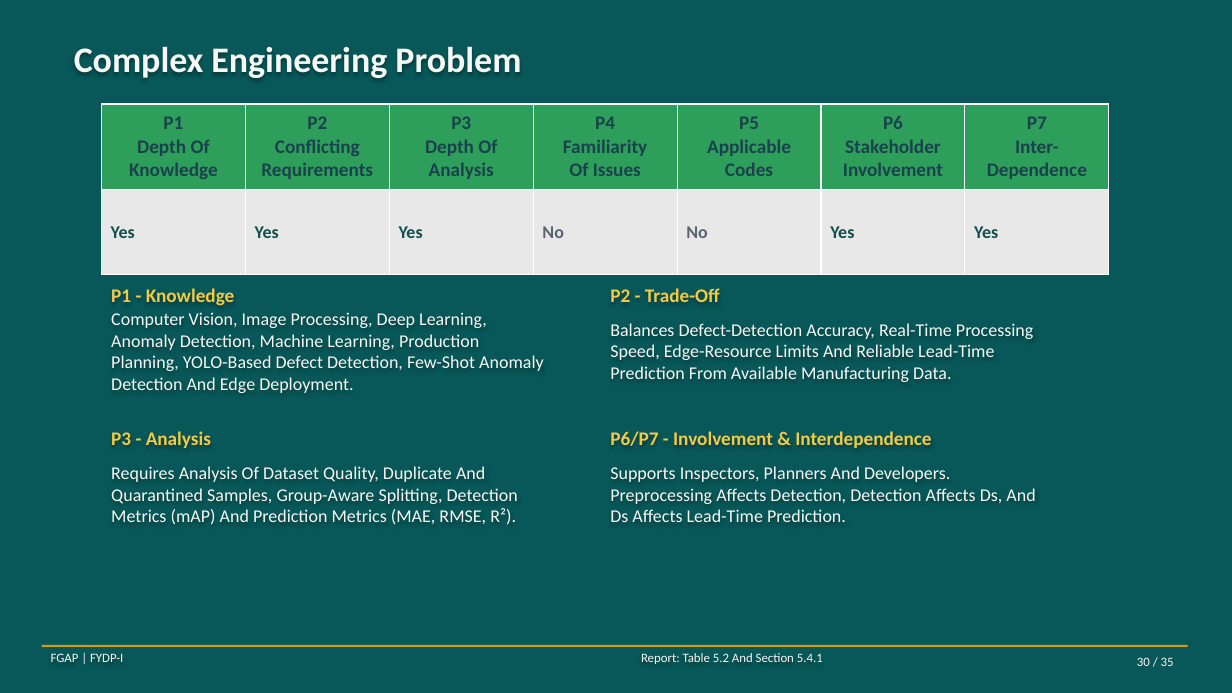
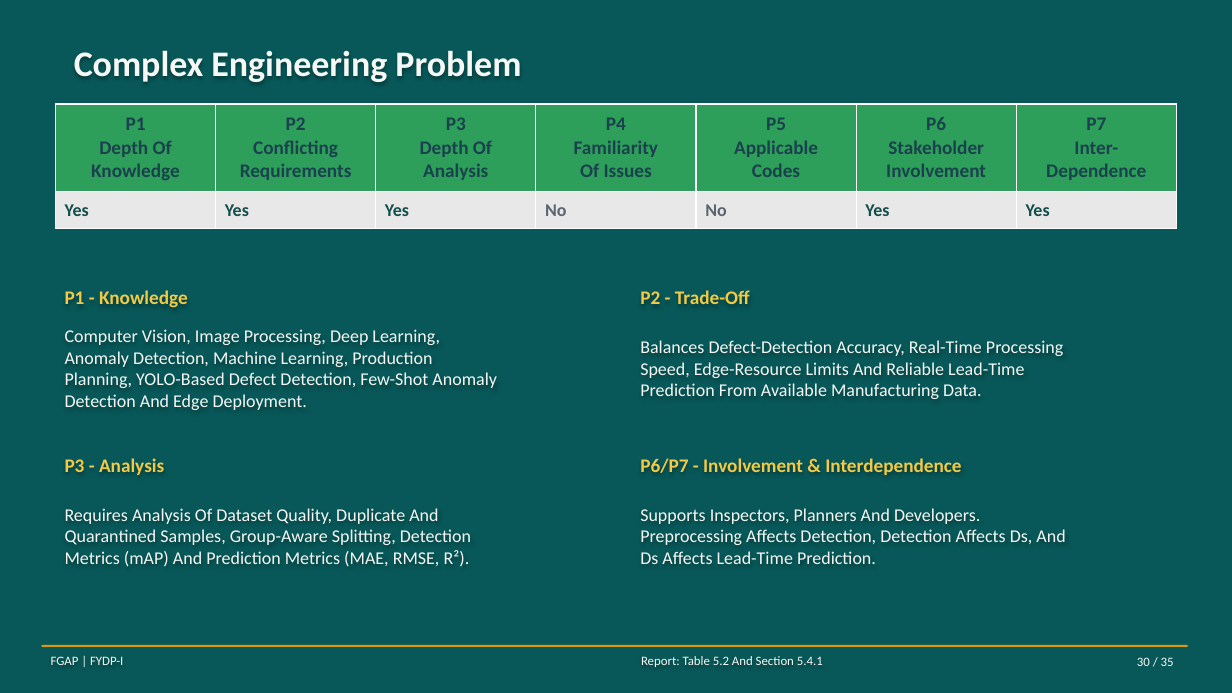
Before and after one commit to labib-ux/FYDP, a slide deck: slide 30 of slides/Defect-to-Delivery_262-034.pptx. Drawn at 1232x693 pixels with LibreOffice and Linux fonts; fonts in the diff are those of the drawing. Boxes give left, top, right and bottom in pixels: in the first picture for what was removed or moved away, otherwise in the second. Text is boxed around its words. In the diff, an @@ line names an element or a change of style, - is before the commit and + after.

Commit message:
Update Defect-to-Delivery presentation slides

```diff
--- a/slides/Defect-to-Delivery_262-034.pptx
+++ b/slides/Defect-to-Delivery_262-034.pptx
@@ text "Complex Engineering Problem": place and size @@
-text "Complex Engineering Problem" at <box>74,46,521,78</box>
+text "Complex Engineering Problem" at <box>74,50,521,82</box>
@@ table: place and size @@
-table at <box>102,104,1111,274</box>
+table at <box>55,104,1175,227</box>
@@ text "P1 - Knowledge": place and size @@
-text "P1 - Knowledge" at <box>111,288,235,306</box>
+text "P1 - Knowledge" at <box>65,290,188,308</box>
@@ text "P2 - Trade-Off": place and size @@
-text "P2 - Trade-Off" at <box>610,288,720,302</box>
+text "P2 - Trade-Off" at <box>640,290,750,304</box>
@@ text "Computer Vision, Image Processing, Deep ...": place and size @@
-text "Computer Vision, Image Processing, Deep ..." at <box>111,312,544,393</box>
+text "Computer Vision, Image Processing, Deep ..." at <box>65,329,497,410</box>
@@ text "Balances Defect-Detection Accuracy, Real-Time Processing ...": place and size @@
-text "Balances Defect-Detection Accuracy, Real-Time Processing ..." at <box>610,323,1033,382</box>
+text "Balances Defect-Detection Accuracy, Real-Time Processing ..." at <box>640,340,1063,399</box>
@@ text "P3 - Analysis": place and size @@
-text "P3 - Analysis" at <box>111,431,211,448</box>
+text "P3 - Analysis" at <box>65,458,164,475</box>
@@ text "P6/P7 - Involvement & Interdependence": place and size @@
-text "P6/P7 - Involvement & Interdependence" at <box>610,431,931,448</box>
+text "P6/P7 - Involvement & Interdependence" at <box>640,458,961,475</box>
@@ text "Requires Analysis Of Dataset Quality, ...": place and size @@
-text "Requires Analysis Of Dataset Quality, ..." at <box>111,466,518,525</box>
+text "Requires Analysis Of Dataset Quality, ..." at <box>65,508,471,567</box>
@@ text "Supports Inspectors, Planners And Developers. ...": place and size @@
-text "Supports Inspectors, Planners And Developers. ..." at <box>610,466,1035,522</box>
+text "Supports Inspectors, Planners And Developers. ..." at <box>640,508,1065,564</box>
```
Also in this commit, not shown: 20 other slides changed.
